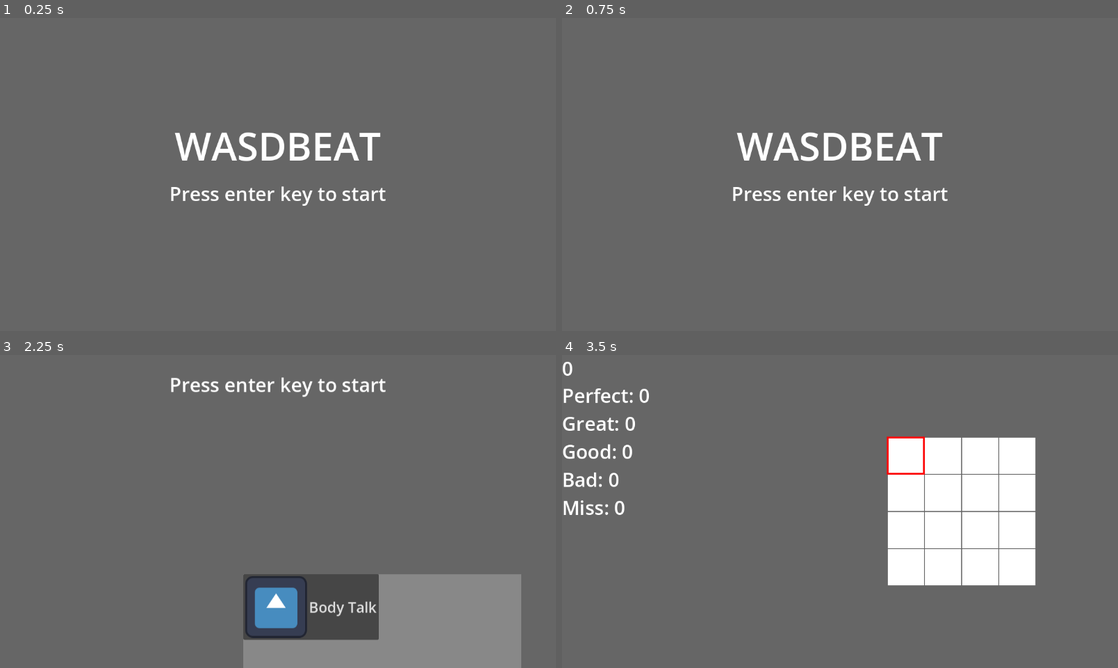
Above: before the commit, frames 1-4 (two rows, left to right).
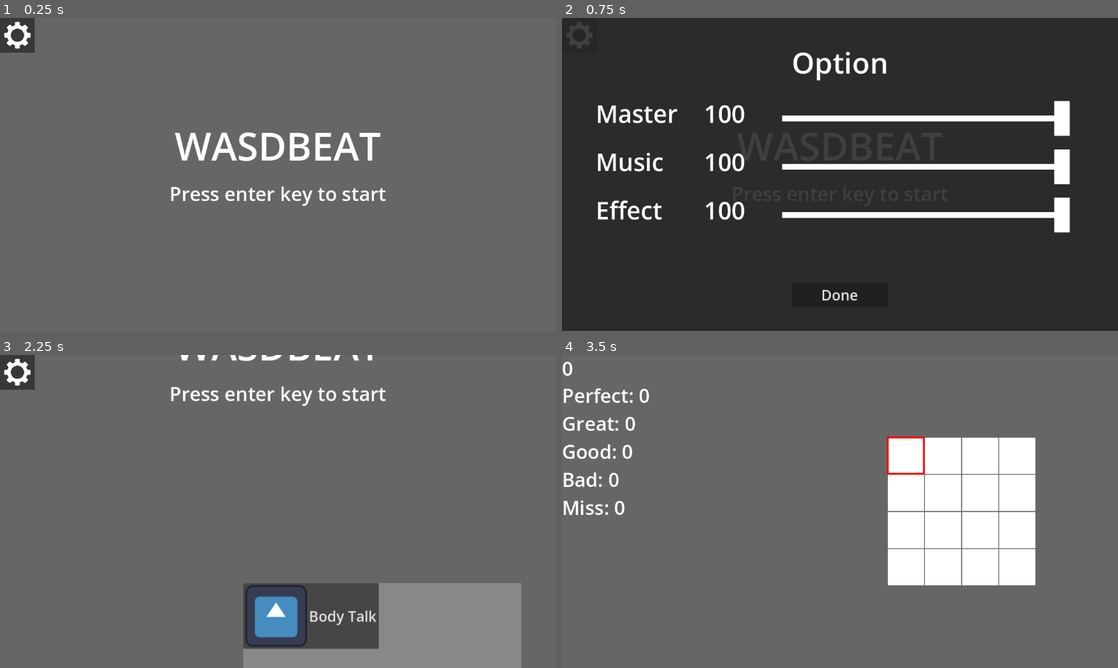
Above: after the commit, the same moments.

Repository: yislDev/252RCOSE45700
Game: Godot game, scene res://scenes/lobby/lobby_ui.tscn
Two runs of this game, one before a commit and one after it. Both use one fixed random seed, a clock stepped at 60 frames per second and the inputs below. The engine's default icon, where the game draws it, is replaced by a stand-in: a white triangle on a blue panel in a dark square.
Inputs (mouse positions are in pixels of both pictures, inside the frame that each line leads up to):
- Up to frame 1 (0.25 s): no input
- Up to frame 2 (0.75 s): click (578, 36) at 0.52 s
- Up to frame 3 (2.25 s): click (278, 630) at 1.25 s, where only the run after the commit has a clickable "Done"; tap Enter (key_enter) at 2, 2.1 s; hold Right (key_right) from 2.03 s (still down)
- Up to frame 4 (3.5 s): release Right (key_right) at 2.75 s; click "Body Talk" at 2.75 s

The runs differ from the first frame. In frame 1, 0.7% of the frame differs, in the area x 0-7%, y 0-12%; in frame 2, 100%, in the area x 0-100%, y 0-100%; in frame 3, 5.6%; in frame 4, nothing differs.

Commit message:
Option update - volume
Master, Music, SFX

Diff:
--- a/wasdbeat/project.godot
+++ b/wasdbeat/project.godot
@@ -14,6 +14,10 @@
 run/main_scene="res://scenes/lobby/lobby_ui.tscn"
 config/features=PackedStringArray("4.3", "Forward Plus")
 config/icon="res://icon.svg"
+
+[audio]
+
+buses/default_bus_layout="res://scenes/music/Audio/default_audio_bus_layout.tres"
 
 [autoload]
 
--- /dev/null
+++ b/wasdbeat/resources/lobby/option_bar.svg
@@ -0,0 +1,24 @@
+<?xml version="1.0" encoding="UTF-8" standalone="no"?>
+<!-- Created with Inkscape (http://www.inkscape.org/) -->
+
+<svg
+   width="186.26666mm"
+   height="8.4666672mm"
+   viewBox="0 0 186.26666 8.4666672"
+   version="1.1"
+   id="svg1"
+   xmlns="http://www.w3.org/2000/svg"
+   xmlns:svg="http://www.w3.org/2000/svg">
+  <defs
+     id="defs1" />
+  <g
+     id="layer1">
+    <rect
+       style="opacity:1;fill:#ffffff;stroke-width:0.264999"
+       id="rect2"
+       width="290.66528"
+       height="365.15738"
+       x="-37.976368"
+       y="-26.291332" />
+  </g>
+</svg>
--- /dev/null
+++ b/wasdbeat/resources/lobby/option_grab.svg
@@ -0,0 +1,24 @@
+<?xml version="1.0" encoding="UTF-8" standalone="no"?>
+<!-- Created with Inkscape (http://www.inkscape.org/) -->
+
+<svg
+   width="8.4666662mm"
+   height="25.400002mm"
+   viewBox="0 0 8.4666662 25.400002"
+   version="1.1"
+   id="svg1"
+   xmlns="http://www.w3.org/2000/svg"
+   xmlns:svg="http://www.w3.org/2000/svg">
+  <defs
+     id="defs1" />
+  <g
+     id="layer1">
+    <rect
+       style="opacity:1;fill:#ffffff;stroke-width:0.264999"
+       id="rect2"
+       width="290.66528"
+       height="365.15738"
+       x="-37.976368"
+       y="-26.291332" />
+  </g>
+</svg>
--- a/wasdbeat/scenes/game_started/game.gd
+++ b/wasdbeat/scenes/game_started/game.gd
@@ -92,6 +92,7 @@
 		#print(i.panel, i.time)
 
 	var audio_manager: AudioManager = load("res://scenes/music/Audio/audio_manager.tscn").instantiate() as AudioManager
+	audio_manager.set_bus("BGM")
 	add_child(audio_manager)
 	print(music_music)
 	get_tree().create_timer(TIME_PLAYER_READY).connect("timeout", Callable(audio_manager, "play_bgm").bind(music_music))
--- /dev/null
+++ b/wasdbeat/scenes/lobby/lobby_option.tscn
@@ -0,0 +1,7 @@
+[gd_scene load_steps=2 format=3 uid="uid://bieau1g8i2n8y"]
+
+[ext_resource type="Texture2D" uid="uid://bs0p45wetisxw" path="res://resources/lobby/option.png" id="1_emfju"]
+
+[node name="LobbyOption" type="Button"]
+scale = Vector2(0.1, 0.1)
+icon = ExtResource("1_emfju")
--- a/wasdbeat/scenes/lobby/lobby_ui.gd
+++ b/wasdbeat/scenes/lobby/lobby_ui.gd
@@ -6,12 +6,15 @@
 signal request_not_to_escape_from_lobby_main()
 signal request_escape_game()
 
-enum GAMESTATE {LOBBY_MAIN, LOBBY_MAIN_ESCAPE, LOBBY_SELECT, LOBBY_SELECT_ESCAPE}
+enum GAMESTATE {LOBBY_MAIN, LOBBY_MAIN_ESCAPE, LOBBY_SELECT, LOBBY_SELECT_ESCAPE, LOBBY_OPTION}
 var game_state
+var game_state_temp
 
 # Called when the node enters the scene tree for the first time.
 func _ready() -> void:
 	game_state = GAMESTATE.LOBBY_MAIN
+	game_state_temp = GAMESTATE.LOBBY_MAIN
+	$Option.position = Vector2(1152,0)
 
 # Called every frame. 'delta' is the elapsed time since the previous frame.
 func _process(delta: float) -> void:
@@ -56,3 +59,17 @@
 	set_game_state(GAMESTATE.LOBBY_MAIN)
 	request_not_to_escape_from_lobby_main.emit()
 	pass # Replace with function body.
+
+
+func _on_lobby_option_pressed() -> void:
+	game_state_temp = game_state
+	set_game_state(GAMESTATE.LOBBY_OPTION)
+	$Option.position = Vector2(0,0)
+	pass # Replace with function body.
+
+
+func _on_option_done_pressed() -> void:
+	set_game_state(game_state_temp)
+	game_state_temp = GAMESTATE.LOBBY_MAIN
+	$Option.position = Vector2(1152,0)
+	pass # Replace with function body.
--- a/wasdbeat/scenes/lobby/lobby_ui.tscn
+++ b/wasdbeat/scenes/lobby/lobby_ui.tscn
@@ -1,8 +1,30 @@
-[gd_scene load_steps=4 format=3 uid="uid://brlbo03d1bvjq"]
+[gd_scene load_steps=11 format=3 uid="uid://brlbo03d1bvjq"]
 
 [ext_resource type="Script" path="res://scenes/lobby/lobby_ui.gd" id="1_vb6pg"]
 [ext_resource type="PackedScene" uid="uid://b0j1xx5plk4ie" path="res://scenes/lobby/lobby_main.tscn" id="2_g7r4d"]
 [ext_resource type="PackedScene" uid="uid://de7c4ypug3da4" path="res://scenes/lobby/lobby_select.tscn" id="3_but02"]
+[ext_resource type="PackedScene" uid="uid://bieau1g8i2n8y" path="res://scenes/lobby/lobby_option.tscn" id="4_xx0bv"]
+[ext_resource type="Texture2D" uid="uid://b4e0lfe5jh1hc" path="res://resources/lobby/option_grab.svg" id="5_ngvu7"]
+[ext_resource type="Script" path="res://scenes/lobby/option_slider.gd" id="6_wbq8y"]
+[ext_resource type="Script" path="res://scenes/lobby/volume_size_text.gd" id="7_p6ba6"]
+
+[sub_resource type="StyleBoxLine" id="StyleBoxLine_jrqdd"]
+color = Color(1, 1, 1, 1)
+grow_begin = 0.0
+grow_end = 0.0
+thickness = 16
+
+[sub_resource type="StyleBoxLine" id="StyleBoxLine_f1clr"]
+color = Color(1, 1, 1, 1)
+grow_begin = 0.0
+grow_end = 0.0
+thickness = 16
+
+[sub_resource type="StyleBoxLine" id="StyleBoxLine_55y30"]
+color = Color(1, 1, 1, 1)
+grow_begin = 0.0
+grow_end = 0.0
+thickness = 16
 
 [node name="LobbyUi" type="Node2D"]
 script = ExtResource("1_vb6pg")
@@ -15,6 +37,154 @@
 position = Vector2(0, 648)
 metadata/_edit_lock_ = true
 
+[node name="LobbyOption" parent="." instance=ExtResource("4_xx0bv")]
+scale = Vector2(0.07, 0.07)
+
+[node name="Option" type="ColorRect" parent="."]
+offset_left = 1152.0
+offset_right = 2304.0
+offset_bottom = 648.0
+pivot_offset = Vector2(576, 324)
+color = Color(0.133333, 0.133333, 0.133333, 0.866667)
+metadata/_edit_lock_ = true
+
+[node name="Done" type="Button" parent="Option"]
+layout_mode = 0
+offset_left = 476.0
+offset_top = 548.0
+offset_right = 676.0
+offset_bottom = 598.0
+theme_override_font_sizes/font_size = 30
+text = "Done
+"
+
+[node name="MasterSlider" type="HSlider" parent="Option"]
+layout_mode = 0
+offset_left = 456.0
+offset_top = 172.0
+offset_right = 1052.0
+offset_bottom = 268.0
+scale = Vector2(1, 0.75)
+theme_override_icons/grabber = ExtResource("5_ngvu7")
+theme_override_icons/grabber_highlight = ExtResource("5_ngvu7")
+theme_override_icons/grabber_disabled = ExtResource("5_ngvu7")
+theme_override_styles/slider = SubResource("StyleBoxLine_jrqdd")
+theme_override_styles/grabber_area = SubResource("StyleBoxLine_f1clr")
+theme_override_styles/grabber_area_highlight = SubResource("StyleBoxLine_55y30")
+max_value = 1.0
+step = 0.01
+value = 1.0
+script = ExtResource("6_wbq8y")
+bus_name = "Master"
+metadata/_edit_lock_ = true
+
+[node name="MasterText" type="Label" parent="Option"]
+layout_mode = 0
+offset_left = 70.0
+offset_top = 163.0
+offset_right = 254.0
+offset_bottom = 233.0
+theme_override_font_sizes/font_size = 50
+text = "Master"
+metadata/_edit_lock_ = true
+
+[node name="MasterSizeText" type="Label" parent="Option"]
+layout_mode = 0
+offset_left = 294.0
+offset_top = 163.0
+offset_right = 478.0
+offset_bottom = 233.0
+theme_override_font_sizes/font_size = 50
+text = "100"
+script = ExtResource("7_p6ba6")
+metadata/_edit_lock_ = true
+
+[node name="MusicSlider" type="HSlider" parent="Option"]
+offset_left = 456.0
+offset_top = 272.0
+offset_right = 1052.0
+offset_bottom = 368.0
+scale = Vector2(1, 0.75)
+theme_override_icons/grabber = ExtResource("5_ngvu7")
+theme_override_icons/grabber_highlight = ExtResource("5_ngvu7")
+theme_override_icons/grabber_disabled = ExtResource("5_ngvu7")
+theme_override_styles/slider = SubResource("StyleBoxLine_jrqdd")
+theme_override_styles/grabber_area = SubResource("StyleBoxLine_f1clr")
+theme_override_styles/grabber_area_highlight = SubResource("StyleBoxLine_55y30")
+max_value = 1.0
+step = 0.01
+value = 1.0
+script = ExtResource("6_wbq8y")
+bus_name = "BGM"
+metadata/_edit_lock_ = true
+
+[node name="MusicText" type="Label" parent="Option"]
+offset_left = 70.0
+offset_top = 263.0
+offset_right = 254.0
+offset_bottom = 333.0
+theme_override_font_sizes/font_size = 50
+text = "Music"
+metadata/_edit_lock_ = true
+
+[node name="MusicSizeText" type="Label" parent="Option"]
+offset_left = 294.0
+offset_top = 263.0
+offset_right = 478.0
+offset_bottom = 333.0
+theme_override_font_sizes/font_size = 50
+text = "100"
+script = ExtResource("7_p6ba6")
+metadata/_edit_lock_ = true
+
+[node name="SoundEffectSlider" type="HSlider" parent="Option"]
+offset_left = 456.0
+offset_top = 372.0
+offset_right = 1052.0
+offset_bottom = 468.0
+scale = Vector2(1, 0.75)
+theme_override_icons/grabber = ExtResource("5_ngvu7")
+theme_override_icons/grabber_highlight = ExtResource("5_ngvu7")
+theme_override_icons/grabber_disabled = ExtResource("5_ngvu7")
+theme_override_styles/slider = SubResource("StyleBoxLine_jrqdd")
+theme_override_styles/grabber_area = SubResource("StyleBoxLine_f1clr")
+theme_override_styles/grabber_area_highlight = SubResource("StyleBoxLine_55y30")
+max_value = 1.0
+step = 0.01
+value = 1.0
+script = ExtResource("6_wbq8y")
+bus_name = "SFX"
+metadata/_edit_lock_ = true
+
+[node name="SoundEffectText" type="Label" parent="Option"]
+offset_left = 70.0
+offset_top = 363.0
+offset_right = 254.0
+offset_bottom = 433.0
+theme_override_font_sizes/font_size = 50
+text = "Effect
+"
+metadata/_edit_lock_ = true
+
+[node name="SoundEffectSizeText" type="Label" parent="Option"]
+offset_left = 294.0
+offset_top = 363.0
+offset_right = 478.0
+offset_bottom = 433.0
+theme_override_font_sizes/font_size = 50
+text = "100"
+script = ExtResource("7_p6ba6")
+metadata/_edit_lock_ = true
+
+[node name="Option" type="Label" parent="Option"]
+layout_mode = 0
+offset_left = 476.0
+offset_top = 50.0
+offset_right = 676.0
+offset_bottom = 133.0
+theme_override_font_sizes/font_size = 60
+text = "Option"
+
 [connection signal="request_escape_game" from="." to="LobbyMain" method="_on_lobby_ui_request_escape_game"]
 [connection signal="request_move_to_lobby_main_escape" from="." to="LobbyMain" method="_on_lobby_ui_request_move_to_lobby_main_escape"]
 [connection signal="request_move_to_lobby_select" from="." to="LobbyMain" method="_on_lobby_ui_request_move_to_lobby_select"]
@@ -22,3 +192,8 @@
 [connection signal="request_escape_to_lobby_ui" from="LobbyMain" to="." method="_on_lobby_main_request_escape_to_lobby_ui"]
 [connection signal="request_move_to_lobby_select_to_lobby_select" from="LobbyMain" to="LobbySelect" method="_on_lobby_main_request_move_to_lobby_select_to_lobby_select"]
 [connection signal="request_not_to_escape_to_lobby_ui" from="LobbyMain" to="." method="_on_lobby_main_request_not_to_escape_to_lobby_ui"]
+[connection signal="pressed" from="LobbyOption" to="." method="_on_lobby_option_pressed"]
+[connection signal="pressed" from="Option/Done" to="." method="_on_option_done_pressed"]
+[connection signal="set_text" from="Option/MasterSlider" to="Option/MasterSizeText" method="_on_volume_slider_set_text"]
+[connection signal="set_text" from="Option/MusicSlider" to="Option/MusicSizeText" method="_on_volume_slider_set_text"]
+[connection signal="set_text" from="Option/SoundEffectSlider" to="Option/SoundEffectSizeText" method="_on_volume_slider_set_text"]
--- /dev/null
+++ b/wasdbeat/scenes/lobby/option_slider.gd
@@ -0,0 +1,16 @@
+extends HSlider
+
+@export var bus_name: String
+var bus_index: int
+
+signal set_text(string: String)
+
+# Called when the node enters the scene tree for the first time.
+func _ready() -> void:
+	bus_index = AudioServer.get_bus_index(bus_name)
+	value_changed.connect(_on_value_changed)
+	value = db_to_linear(AudioServer.get_bus_volume_db(bus_index))
+
+func _on_value_changed(value: float) -> void:
+	AudioServer.set_bus_volume_db(bus_index,linear_to_db(value))
+	set_text.emit("%d" % (value * 100))
--- /dev/null
+++ b/wasdbeat/scenes/lobby/volume_size_text.gd
@@ -0,0 +1,7 @@
+extends Label
+
+
+func _on_volume_slider_set_text(string: String) -> void:
+	text = string
+	print(string)
+	pass # Replace with function body.
--- a/wasdbeat/scenes/music/Audio/audio_manager.gd
+++ b/wasdbeat/scenes/music/Audio/audio_manager.gd
@@ -15,3 +15,6 @@
 		await create_tween().tween_property($BGMPlayer, "volume_db", -80, fade_out_duration).finished
 
 	$BGMPlayer.stop()
+
+func set_bus(bus: String) -> void:
+	$BGMPlayer.bus = bus
--- /dev/null
+++ b/wasdbeat/scenes/music/Audio/default_audio_bus_layout.tres
@@ -0,0 +1,15 @@
+[gd_resource type="AudioBusLayout" format=3 uid="uid://b47uywtxpd1rq"]
+
+[resource]
+bus/1/name = &"BGM"
+bus/1/solo = false
+bus/1/mute = false
+bus/1/bypass_fx = false
+bus/1/volume_db = 0.0
+bus/1/send = &"Master"
+bus/2/name = &"SFX"
+bus/2/solo = false
+bus/2/mute = false
+bus/2/bypass_fx = false
+bus/2/volume_db = 0.0
+bus/2/send = &"Master"
Binary file added: wasdbeat/resources/lobby/option.png
Not shown, added: wasdbeat/resources/lobby/option.png.import
Not shown, added: wasdbeat/resources/lobby/option_bar.svg.import
Not shown, added: wasdbeat/resources/lobby/option_grab.svg.import
Not shown, changed: .DS_Store
Not shown, changed: wasdbeat/.DS_Store
Not shown, changed: wasdbeat/resources/.DS_Store
Not shown, added: wasdbeat/resources/lobby/.DS_Store
